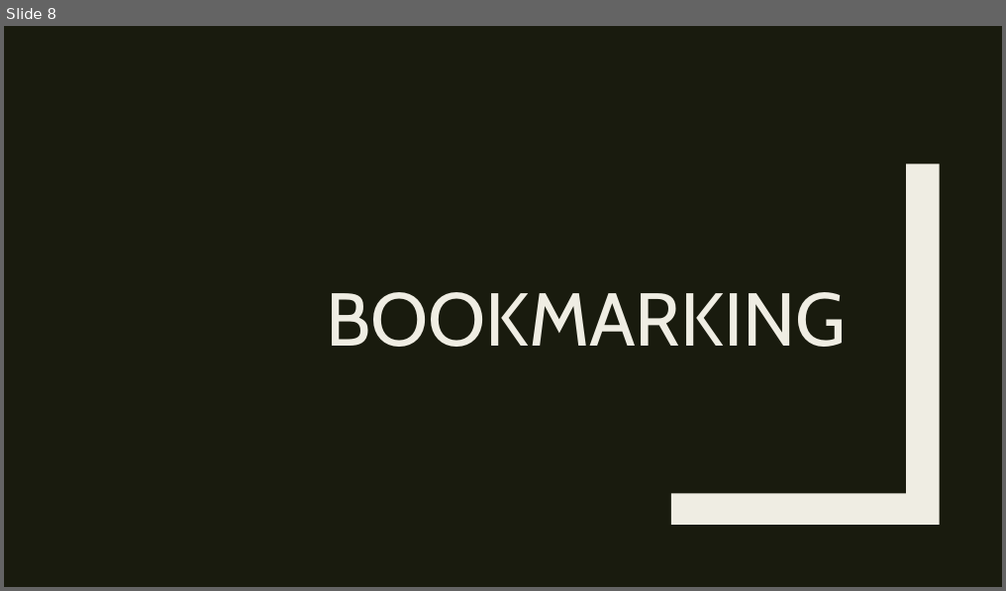
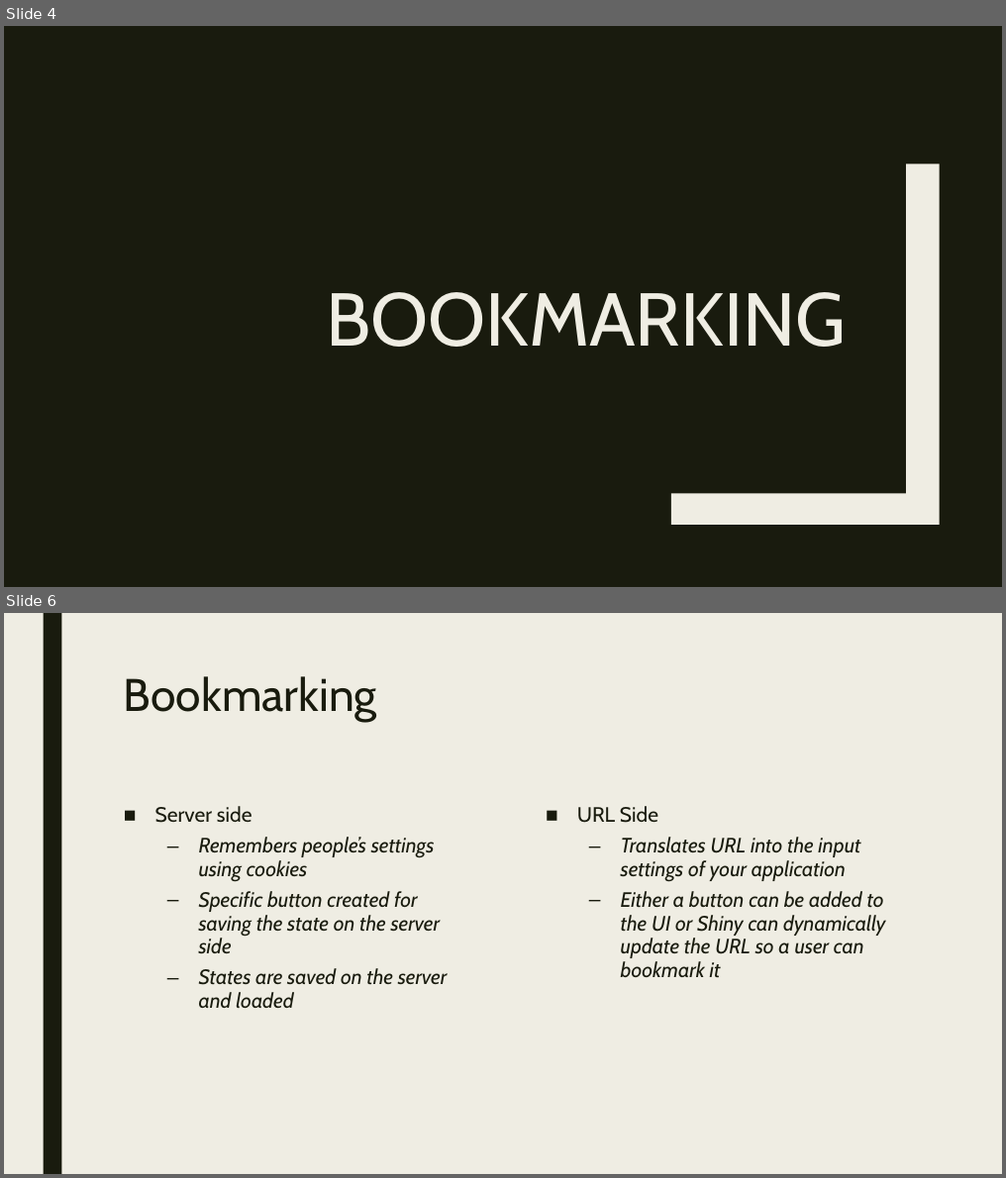
Before and after one commit to RforOperations2018/Class_5, a slide deck: Class 6.pptx. Shown one above the other, each under a label of ours: slide 8 before the commit, slides 4 and 6 after it; the slides between them are not shown. The pictures are 1006x591 and 1006x1178 pixels, drawn with LibreOffice and Linux fonts; fonts in the diff are those of the drawing. Boxes give left, top, right and bottom in pixels: in the first picture for what was removed or moved away, otherwise in the second. Text is boxed around its words. In the diff, an @@ line names an element or a change of style, - is before the commit and + after.

```diff
--- a/Class 6.pptx
+++ b/Class 6.pptx
@@ slide 6 added at (x1=4, y1=613, x2=1002, y2=1174), background #EFEDE3 @@
@@ rectangle added at (x1=43, y1=613, x2=61, y2=1174), fill #191B0E @@
@@ title added at (x1=124, y1=676, x2=377, y2=722), 44 pt, text #191B0E @@
+Bookmarking
@@ text added at (x1=155, y1=806, x2=447, y2=1008), 20 pt, text #191B0E, italic @@
+■ Server side
+  – Remembers people’s settings using cookies
+  – Specific button created for saving the state on the server side
+  – States are saved on the server and loaded
@@ text added at (x1=577, y1=806, x2=885, y2=978), 20 pt, text #191B0E, italic @@
+■ URL Side
+  – Translates URL into the input settings of your application
+  – Either a button can be added to the UI or Shiny can dynamically update the URL so a user can bookmark it
@@ what was slide 8 is now slide 4 @@
```
Also in this commit, not shown: 3 slides changed, 10 other slides added, 2 other files.
